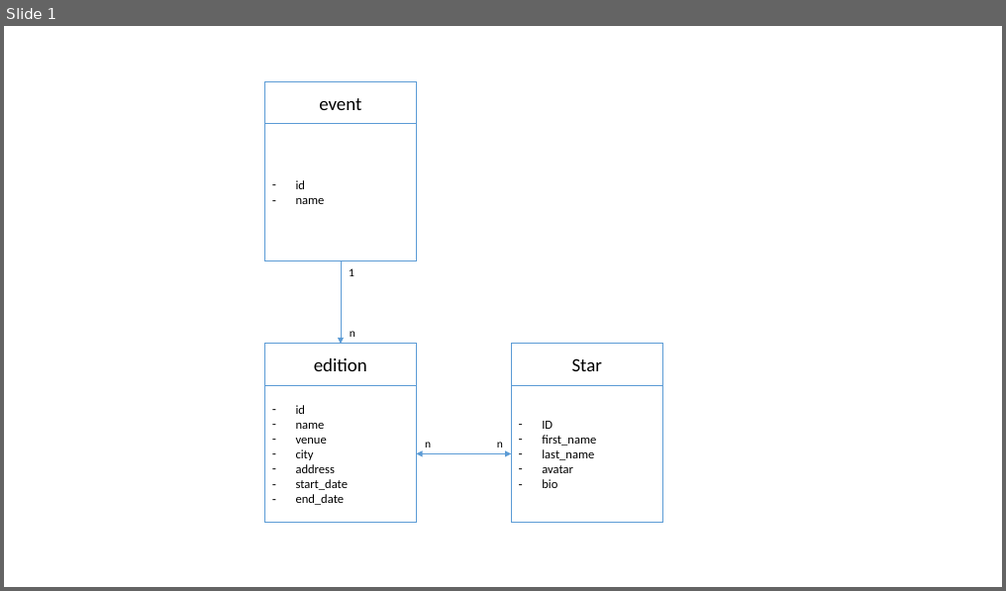
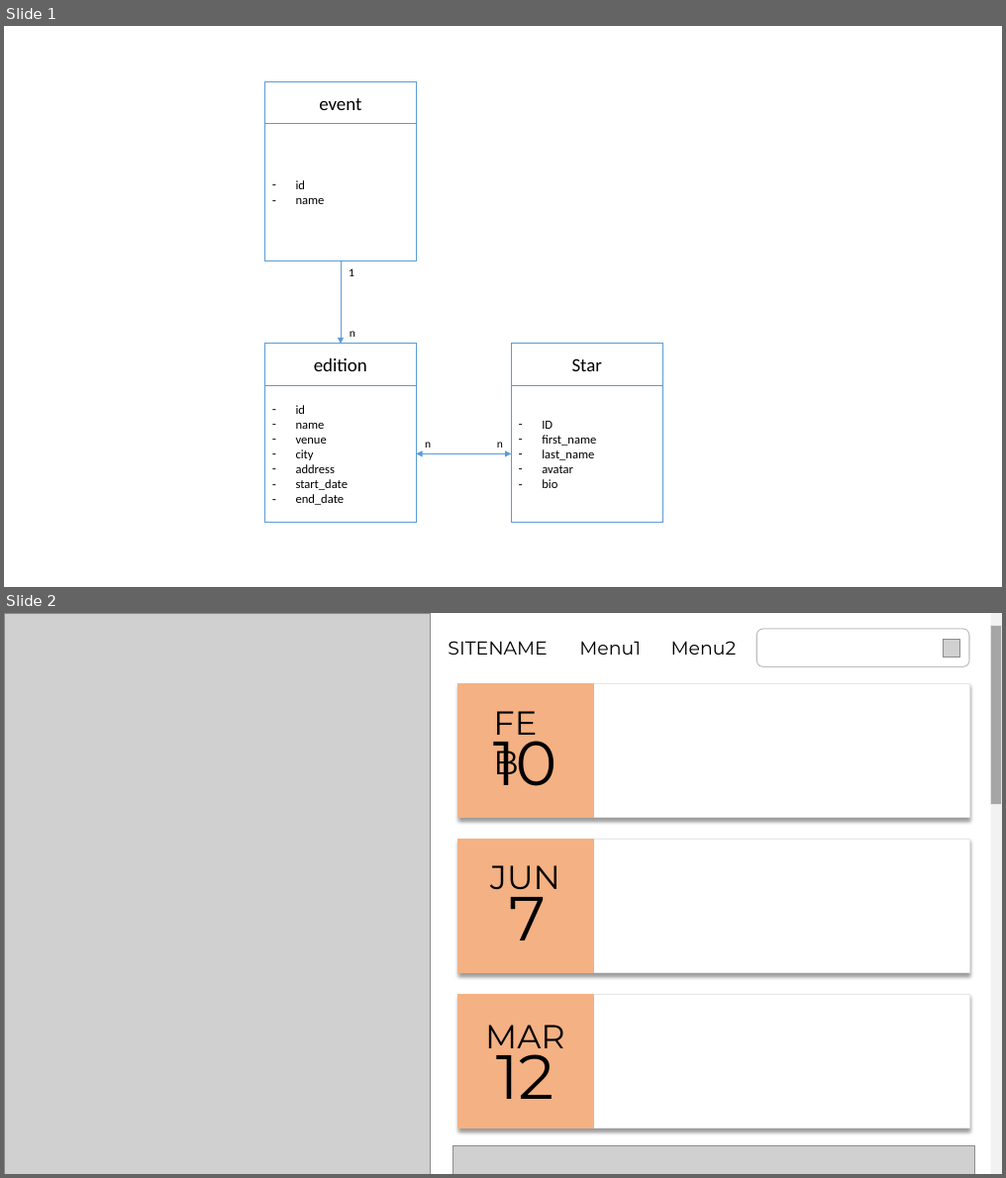
Before and after one commit to mico86/php4thewin, a slide deck: com/bailandoo/bailandoo.pptx. Shown one above the other, each under a label of ours: slide 1 before the commit, slides 1 and 2 after it. The pictures are 1006x591 and 1006x1178 pixels, drawn with LibreOffice and Linux fonts; fonts in the diff are those of the drawing; grey boxes stand for pictures. Boxes give left, top, right and bottom in pixels: in the first picture for what was removed or moved away, otherwise in the second. Text is boxed around its words. In the diff, an @@ line names an element or a change of style, - is before the commit and + after.

```diff
--- a/com/bailandoo/bailandoo.pptx
+++ b/com/bailandoo/bailandoo.pptx
@@ slide 2 added at [4,613,1002,1174], background #FFFFFF @@
@@ picture added at [4,613,431,1174] @@
@@ text added at [448,641,547,655], 18 pt, text #000000 @@
+SITENAME
@@ text added at [579,641,641,655], 18 pt, text #000000 @@
+Menu1
@@ text added at [671,641,737,655], 18 pt, text #000000 @@
+Menu2
@@ rounded rectangle added at [757,629,969,666], fill #FFFFFF, outline #BFBFBF 1 pt @@
@@ picture added at [944,639,960,658] @@
@@ rectangle added at [991,613,1002,1174], fill #F2F2F2 @@
@@ rectangle added at [991,625,1002,804], fill #A6A6A6, outline #E7E6E6 1 pt @@
@@ rectangle added at [458,683,969,818], fill #FFFFFF, outline #E7E6E6 1 pt @@
@@ rectangle added at [458,683,594,818], fill #F4B183, outline #F4B183 1 pt @@
@@ text added at [486,698,567,747], 32 pt, text #000000 @@
+FEB
@@ text added at [493,725,556,786], 60 pt, text #000000 @@
+10
@@ rectangle added at [458,839,969,973], fill #FFFFFF, outline #E7E6E6 1 pt @@
@@ rectangle added at [458,839,594,973], fill #F4B183, outline #F4B183 1 pt @@
@@ text added at [490,865,560,890], 32 pt, text #000000 @@
+JUN
@@ text added at [509,879,546,941], 60 pt, text #000000 @@
+7
@@ rectangle added at [458,994,969,1129], fill #FFFFFF, outline #E7E6E6 1 pt @@
@@ rectangle added at [458,994,594,1129], fill #F4B183, outline #F4B183 1 pt @@
@@ text added at [485,1025,564,1057], 32 pt, text #000000 @@
+MAR
@@ text added at [496,1039,554,1099], 60 pt, text #000000 @@
+12
@@ picture added at [453,1147,975,1174] @@
```
Also in this commit, not shown: 3 other files.
